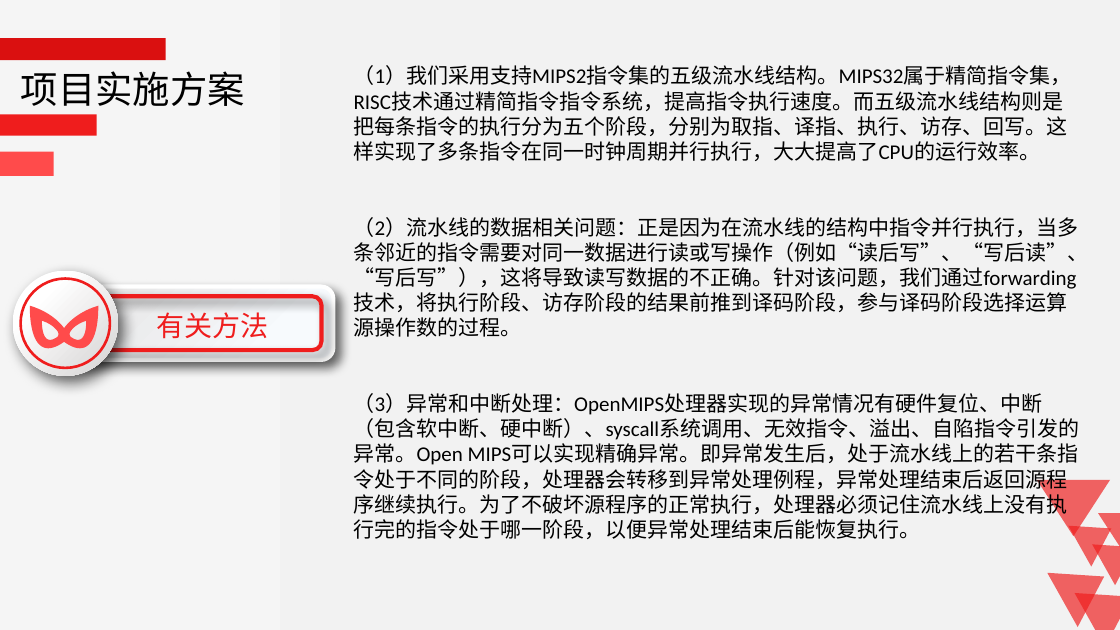
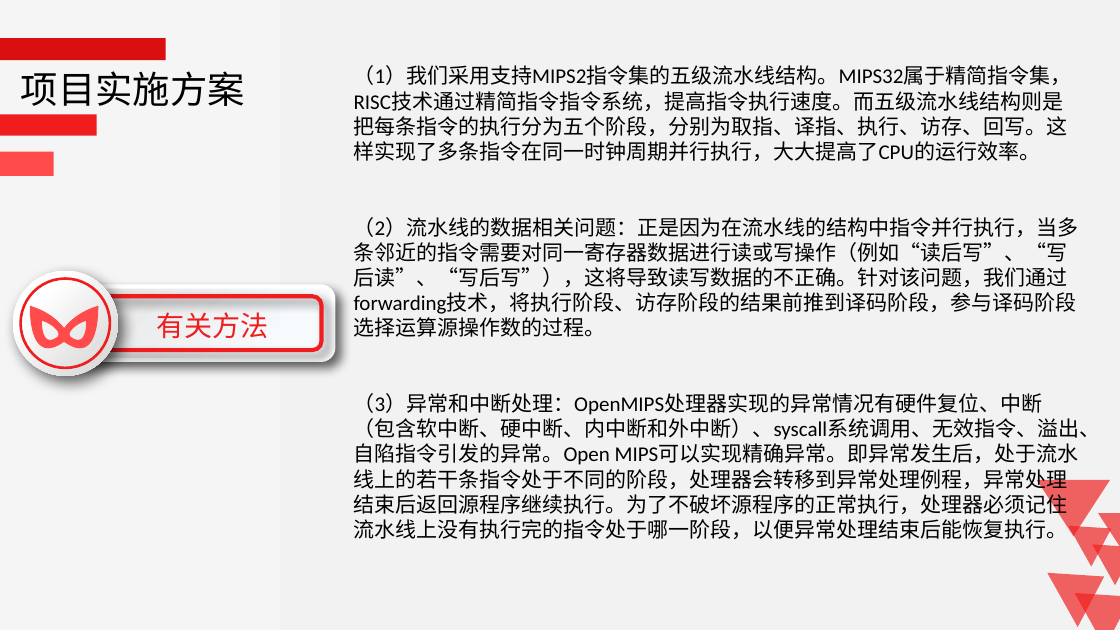
Before and after one commit to CherryYang05/OpenMIPS_CPU, a slide deck: slide 10 of 项目答辩.pptx. Drawn at 1120x630 pixels with LibreOffice and Linux fonts; fonts in the diff are those of the drawing. Boxes give left, top, right and bottom in pixels: in the first picture for what was removed or moved away, otherwise in the second. Text is boxed around its words. In the diff, an @@ line names an element or a change of style, - is before the commit and + after.

Commit message:
[答辩完的材料 9.18]

```diff
--- a/项目答辩.pptx
+++ b/项目答辩.pptx
@@ text at [354, 217, 1101, 539]: text changed @@
-（2）流水线的数据相关问题：正是因为在流水线的结构中指令并行执行，当多条邻近的指令需要对同一数据进行读或写操作（例如“读后写”、“写后读”、“写后写”），这将导致读写数据的不正确。针对该问题，我们通过forwarding技术，将执行阶段、访存阶段的结果前推到译码阶段，参与译码阶段选择运算源操作数的过程。
-（3）异常和中断处理：OpenMIPS处理器实现的异常情况有硬件复位、中断（包含软中断、硬中断）、syscall系统调用、无效指令、溢出、自陷指令引发的异常。Open MIPS可以实现精确异常。即异常发生后，处于流水线上的若干条指令处于不同的阶段，处理器会转移到异常处理例程，异常处理结束后返回源程序继续执行。为了不破坏源程序的正常执行，处理器必须记住流水线上没有执行完的指令处于哪一阶段，以便异常处理结束后能恢复执行。
+（2）流水线的数据相关问题：正是因为在流水线的结构中指令并行执行，当多条邻近的指令需要对同一寄存器数据进行读或写操作（例如“读后写”、“写后读”、“写后写”），这将导致读写数据的不正确。针对该问题，我们通过forwarding技术，将执行阶段、访存阶段的结果前推到译码阶段，参与译码阶段选择运算源操作数的过程。
+（3）异常和中断处理：OpenMIPS处理器实现的异常情况有硬件复位、中断（包含软中断、硬中断、内中断和外中断）、syscall系统调用、无效指令、溢出、自陷指令引发的异常。Open MIPS可以实现精确异常。即异常发生后，处于流水线上的若干条指令处于不同的阶段，处理器会转移到异常处理例程，异常处理结束后返回源程序继续执行。为了不破坏源程序的正常执行，处理器必须记住流水线上没有执行完的指令处于哪一阶段，以便异常处理结束后能恢复执行。
```
Also in this commit, not shown: 4 other slides changed.
